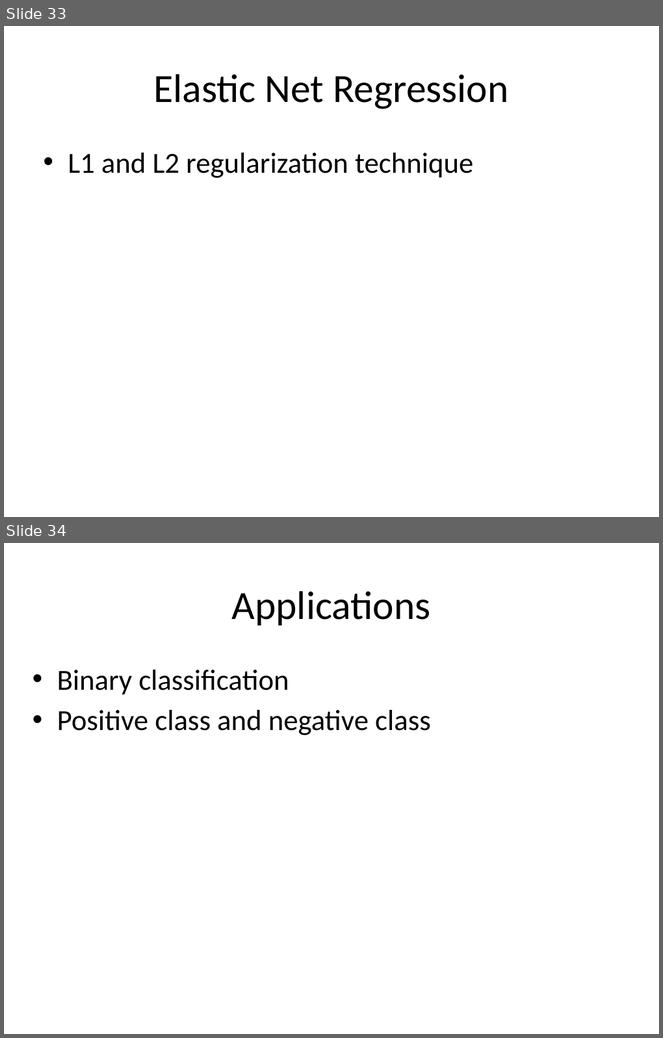
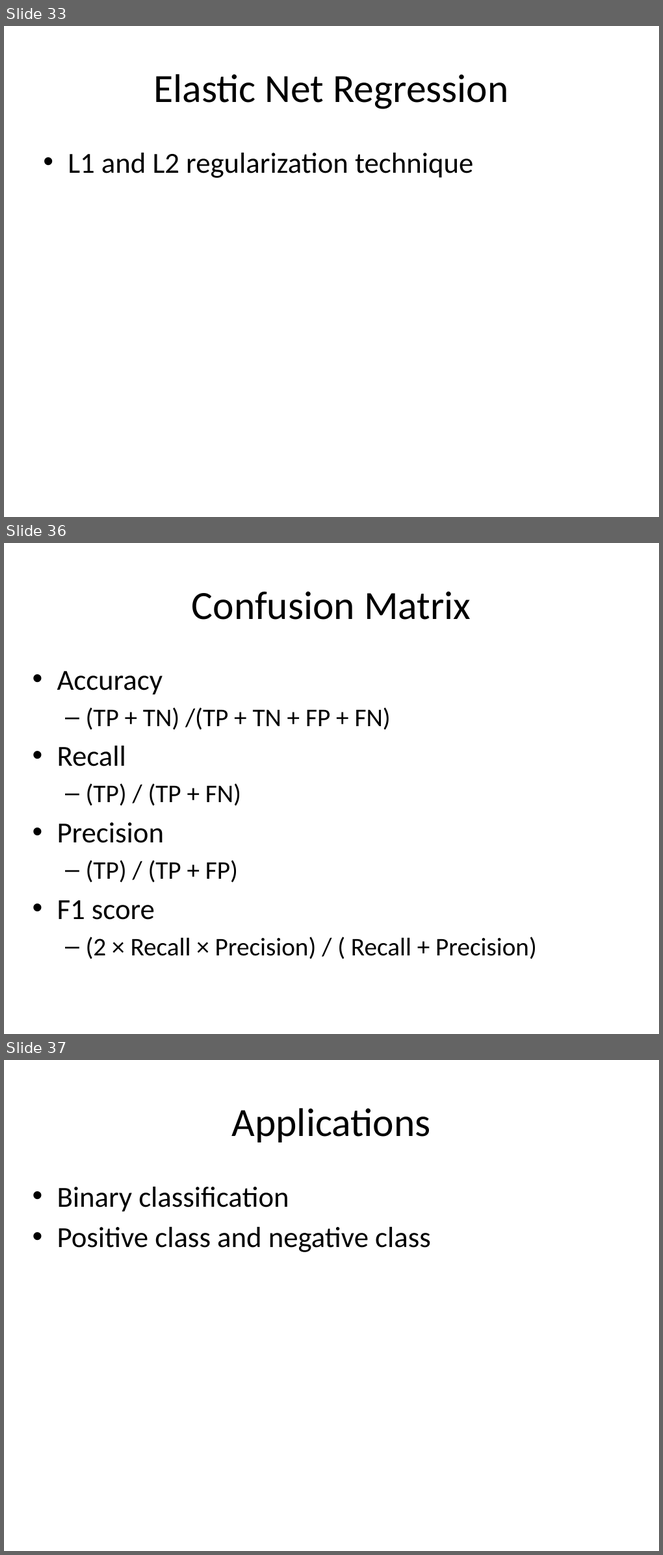
Before and after one commit to look4pritam/ArtificialIntelligence, a slide deck: MachineLearning/LogisticRegression/LogisticRegression.pptx. Shown one above the other, each under a label of ours: slides 33 and 34 before the commit, slides 33, 36 and 37 after it; the slides between them are not shown. The pictures are 663x1038 and 663x1555 pixels, drawn with LibreOffice and Linux fonts; fonts in the diff are those of the drawing. Boxes give left, top, right and bottom in pixels: in the first picture for what was removed or moved away, otherwise in the second. Text is boxed around its words. In the diff, an @@ line names an element or a change of style, - is before the commit and + after.

```diff
--- a/MachineLearning/LogisticRegression/LogisticRegression.pptx
+++ b/MachineLearning/LogisticRegression/LogisticRegression.pptx
@@ slide 36 added at (4, 543, 659, 1034), background #FFFFFF @@
@@ title added at (192, 591, 471, 620), 44 pt, text #000000 @@
+Confusion Matrix
@@ text added at (57, 671, 537, 960), 28 pt, text #000000 @@
+• Accuracy
+  – (TP + TN) /(TP + TN + FP + FN)
+• Recall
+  – (TP) / (TP + FN)
+• Precision
+  – (TP) / (TP + FP)
+• F1 score
+  – (2 × Recall × Precision) / ( Recall + Precision)
@@ what was slide 34 is now slide 37 @@
```
Also in this commit, not shown: 2 other slides added, 2 other files.
